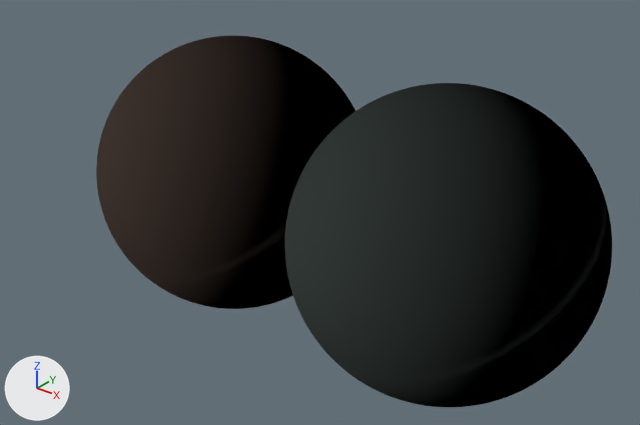
The glTF model assets/sss_fixture.gltf as it was, and as the next commit left it.
The view is the same before and after, from a 50 mm lens placed at (3.37, -4.34, 3.61), pointed at (-0.17, 0.09, 0.86). The lights are fixed; the arrows at lower left show +X, +Y and +Z. The older version comes first.

In view in the first picture: 'sss_skin_a', 'sss_skin_b'.
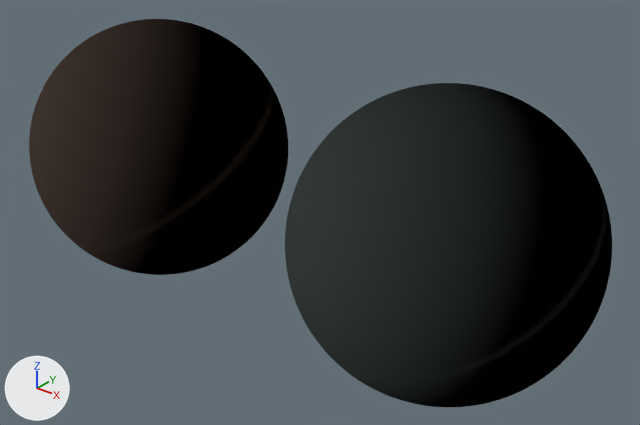
The newer file is also turned or shifted as a whole; pictures and numbers use the older file's frame.

The change, as a list of edits to the scene's bpy script:
```text
Change ob_sss_skin_a:
    ob_sss_skin_a.location: (-0.9, 0.0, 1.0) -> (-1.7, 0.0, 1.0)
```

Boxes [x1, y1, x2, y2] around the edits, measured in the pictures (640 x 425 px):
'sss_skin_a', moved
    before: [96, 36, 356, 309]
    after: [29, 19, 288, 275]
